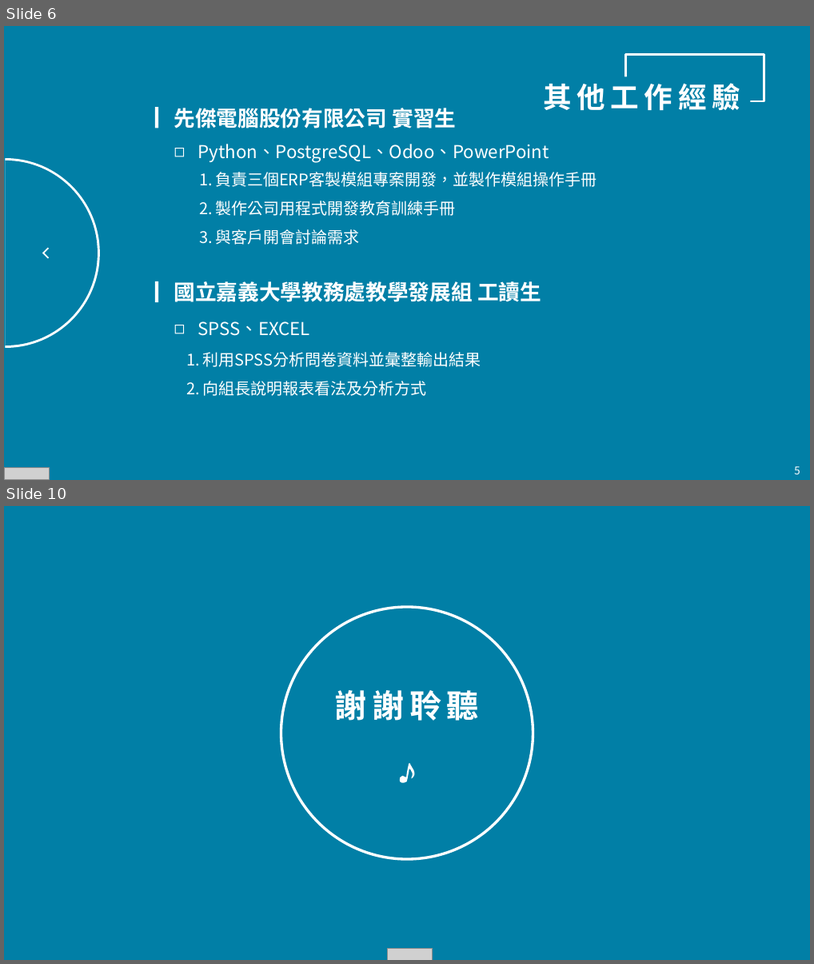
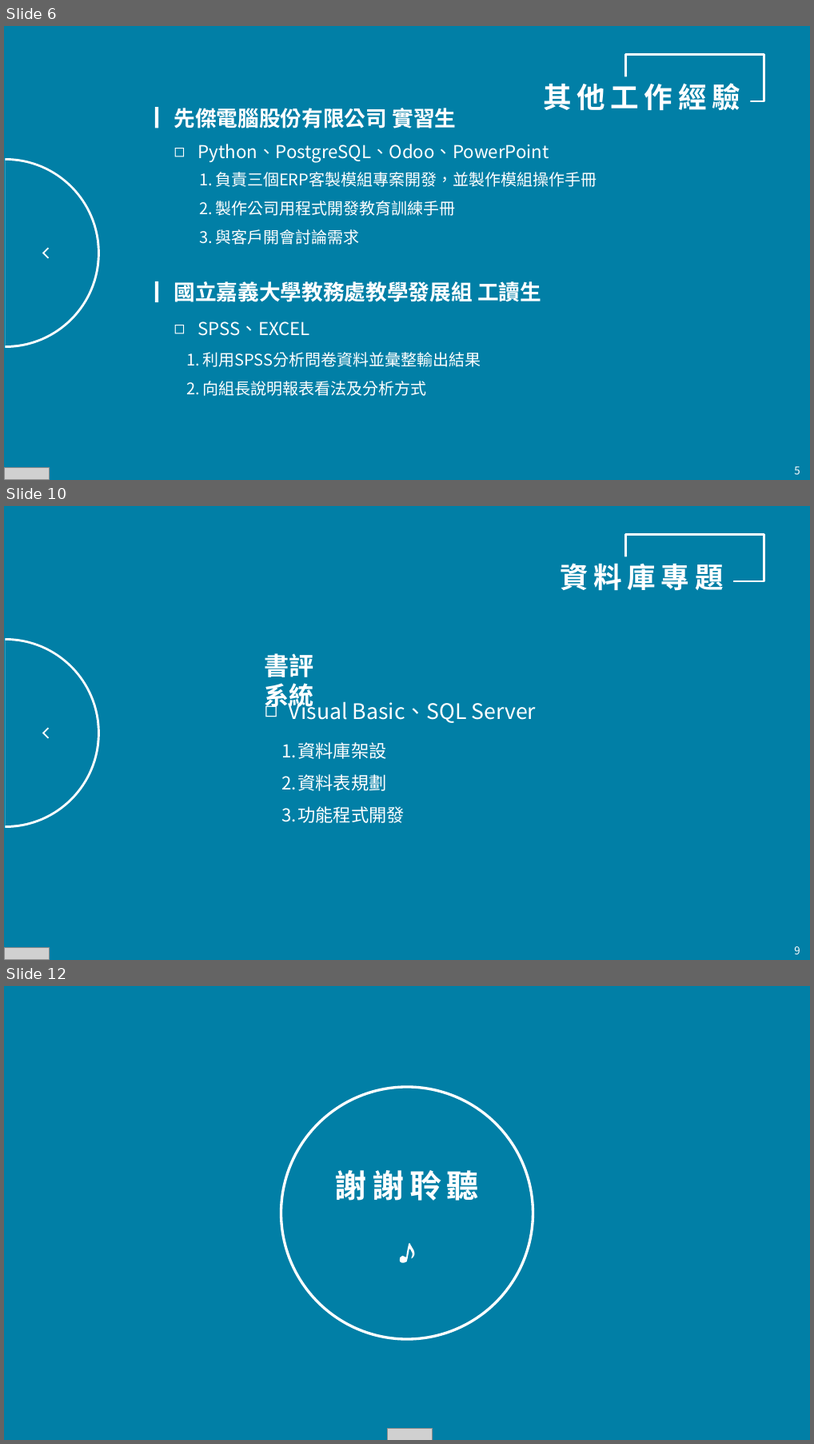
Before and after one commit to ncyupika/ananzoona, a slide deck: 緯創資通_後端工程師暨系統架構師_吳紹羽.pptx. Shown one above the other, each under a label of ours: slides 6 and 10 before the commit, slides 6, 10 and 12 after it; the slides between them are not shown. The pictures are 814x964 and 814x1444 pixels, drawn with LibreOffice and Linux fonts; fonts in the diff are those of the drawing; grey boxes stand for pictures. Boxes give left, top, right and bottom in pixels: in the first picture for what was removed or moved away, otherwise in the second. Text is boxed around its words. In the diff, an @@ line names an element or a change of style, - is before the commit and + after.

Commit message:
update

```diff
--- a/緯創資通_後端工程師暨系統架構師_吳紹羽.pptx
+++ b/緯創資通_後端工程師暨系統架構師_吳紹羽.pptx
@@ slide 10 added at [4,506,810,960], background #017FA6 @@
@@ rectangle added at [626,535,765,581], outline #FFFFFF 2.25 pt @@
@@ text added at [560,563,724,591], 32 pt, text #FFFFFF, bold @@
+資料庫專題
@@ freeform shape added at [6,638,100,828], fill #FFFFFF @@
@@ freeform shape added at [6,640,98,825], fill #017FA6 @@
@@ text added at [265,653,314,712], 28 pt, text #FFFFFF, bold @@
+書評系統
@@ text added at [289,696,537,723], 24 pt, text #FFFFFF @@
+◻ Visual Basic、SQL Server
@@ freeform shape added at [42,728,49,738], fill #FFFFFF @@
@@ text added at [282,742,404,823], 20 pt, text #FFFFFF @@
+1. 資料庫架設
+2. 資料表規劃
+3. 功能程式開發
@@ picture added at [4,947,50,959] @@
@@ text added at [794,946,800,954], 12 pt, text #FFFFFF @@
+9
@@ what was slide 10 is now slide 12 @@
```
Also in this commit, not shown: 3 slides changed, 1 other slide added.
